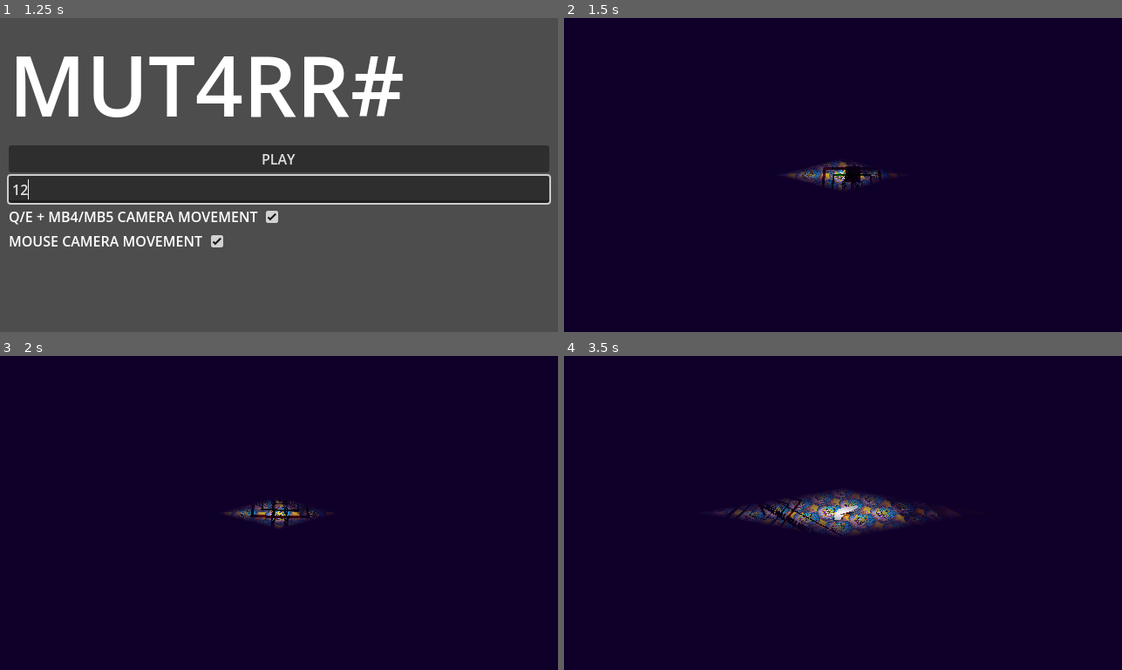
Above: before the commit, frames 1-4 (two rows, left to right).
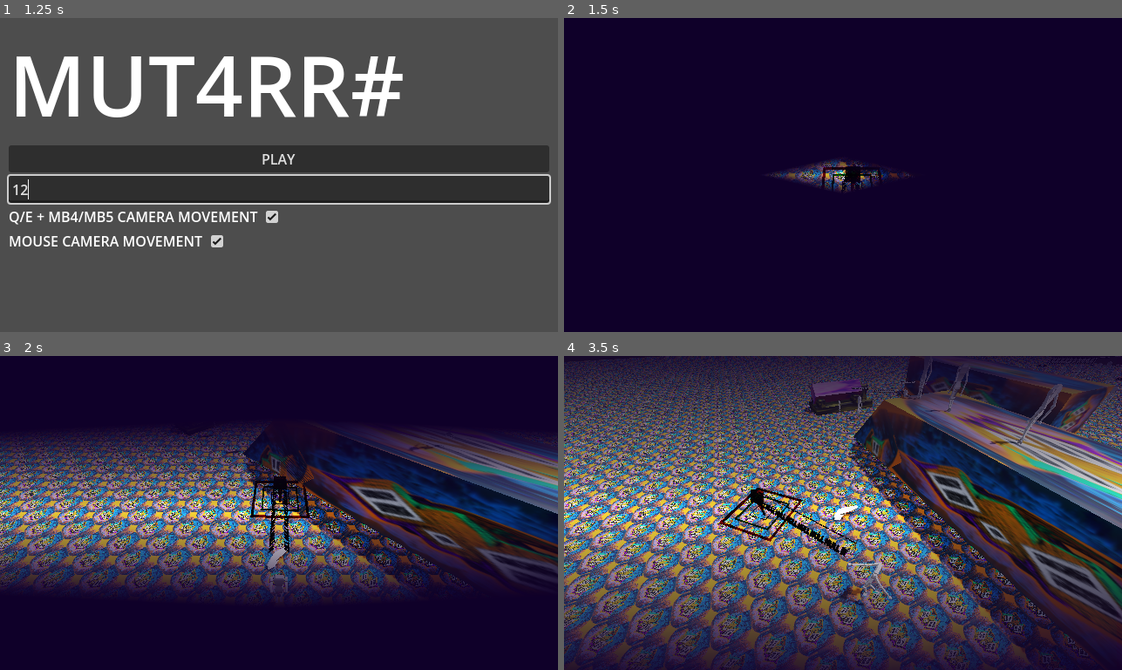
Above: after the commit, the same moments.

Repository: officialErnests/mut-4rr-
Game: Godot game, scene res://Scenes/main_menu.tscn
The game is run twice, just before and just after one commit, with the same random seed, the same clock (stepped at 60 frames per second) and the same inputs.
Inputs (mouse positions are in pixels of both pictures, inside the frame that each line leads up to):
- Up to frame 1 (1.25 s): click (279, 190) at 0.52 s; type "12" at 0.6 s
- Up to frame 2 (1.5 s): click "PLAY" at 1.25 s
- Up to frame 3 (2 s): no input
- Up to frame 4 (3.5 s): tap Enter at 2 s; move the mouse to (965, 497) at 2.02 s; hold D (right) 2.03-2.78 s; click (965, 497) at 2.1 s; move the mouse to (731, 528) at 2.77 s; hold S (backward) from 2.78 s (still down); tap Q (rot_cam_left) at 2.85 s; click (731, 528) at 3.05 s

Frame 1 is identical in both runs. In frame 2, 0.2% of the frame differs, in the area x 36-63%, y 45-55%; in frame 3, 40%; in frame 4, 85%, in the area x 0-100%, y 0-100%.

Commit message:
v0.3.4.2 fixed some raycasting issues

Diff:
--- a/Scripts/items/handle_mele.gd
+++ b/Scripts/items/handle_mele.gd
@@ -14,7 +14,7 @@
 		body.mele_hit(mele_dmg)
 
 func update_hitbox(p_new_hitbox: Area3D):
-	print("HITBOX SET")
+	# print("HITBOX SET")
 	holder_hitbox = p_new_hitbox
 
 func use():
--- a/Scripts/items/handle_shoot.gd
+++ b/Scripts/items/handle_shoot.gd
@@ -59,7 +59,7 @@
 		if hit_marker: hit_marker.global_position = raycast_results["position"]
 		if raycast_results["collider"].has_method("shot_hit"):
 			raycast_results["collider"].shot_hit(shot_damage)
-			print("SHOT HIT")
+			# print("SHOT HIT")
 
 func castRay(start_position: Vector3, p_end_position :Vector3, p_collision_layer: int) -> Dictionary:
 	var ray_point_start = start_position
--- a/Scripts/items/main/item.gd
+++ b/Scripts/items/main/item.gd
@@ -41,7 +41,7 @@
 	visual_outside.material_overlay.grow_amount += ((2.0 if item_equiped else 0.1) - visual_outside.material_overlay.grow_amount) * delta * 8
 
 func use(p_main) -> void:
-	print("USE")
+	# print("USE")
 	if extend_script and extend_script.has_method("use"):
 		extend_script.use()
 	else:
--- a/Scripts/items/main/itemManager.gd
+++ b/Scripts/items/main/itemManager.gd
@@ -102,5 +102,5 @@
 	return cam_shaker
 
 func getHitbox():
-	print("HITBOX: ", pickup_hitbox)
+	# print("HITBOX: ", pickup_hitbox)
 	return pickup_hitbox
--- a/Scripts/npc/Debug/hp_debuger.gd
+++ b/Scripts/npc/Debug/hp_debuger.gd
@@ -10,7 +10,7 @@
 
 func drawHp(dmg: float):
 	text = "["
-	print(parent_npc.hp, parent_npc.hp_max)
+	# print(parent_npc.hp, parent_npc.hp_max)
 	for i in range(ceil(parent_npc.hp / parent_npc.hp_max * 10)):
 		text += "#"
 	for i in range(floor((parent_npc.hp_max - parent_npc.hp)/ parent_npc.hp_max * 10)):
--- a/Scripts/npc/npc_manager.gd
+++ b/Scripts/npc/npc_manager.gd
@@ -206,20 +206,20 @@
 					for single_seen_object: Seen_object in this_node.seen_objects:
 						var body_array_position = global.checkArrayID(object_of_intrest.seen_objects, single_seen_object.id)
 						if body_array_position == -1:
-							print("Gave info")
+							# print("Gave info")
 							object_of_intrest.seen_objects.append(single_seen_object)
 						else:
-							print("Modified info")
+							# print("Modified info")
 							if single_seen_object.time_seen > object_of_intrest.seen_objects[body_array_position].time_seen:
 								object_of_intrest.seen_objects[body_array_position].updatePosition(single_seen_object.position)
 
 					for single_seen_object: Seen_object in other_arr:
 						var body_array_position = global.checkArrayID(this_node.seen_objects, single_seen_object.id)
 						if body_array_position == -1:
-							print("Gained info")
+							# print("Gained info")
 							this_node.seen_objects.append(single_seen_object)
 						else:
-							print("Got more info")
+							# print("Got more info")
 							if single_seen_object.time_seen > this_node.seen_objects[body_array_position].time_seen:
 								this_node.seen_objects[body_array_position].updatePosition(single_seen_object.position)
 					return {"exit": true, "removeRelative": 0}
--- a/Scripts/player/cursor_visual_draw.gd
+++ b/Scripts/player/cursor_visual_draw.gd
@@ -27,7 +27,7 @@
 	prev_location += (LOOK_AT.global_position - prev_location) * delta * smoothing
 	prev_location.y = LOOK_AT.global_position.y
 	#Detects if there aren't no obstacles infront
-	var temp_raycast = castRay(GUN.global_position, prev_location, GUN.get_world_3d().direct_space_state, 2)
+	var temp_raycast = castRay(GUN.global_position, prev_location, GUN.get_world_3d().direct_space_state, 63)
 	var look_position = prev_location
 	if temp_raycast:
 		look_position = temp_raycast["position"]
--- a/Scripts/player/oneTime/id_getter.gd
+++ b/Scripts/player/oneTime/id_getter.gd
@@ -3,7 +3,8 @@
 @export var blinker: AnimationTree
 func  _ready() -> void:
 	id = global.declareCharecter(self)
-	var i_max: float = 100.0
-	for i in range(i_max):
+	#TODO set thsi to 100 or better value ;PP
+	var i_max: float = 10.0
+	for i in range(i_max + 1):
 		await get_tree().create_timer(0.05).timeout
 		blinker.set("parameters/blend_position", min(cos(i * 0.2) * 0.1 + (i / i_max), 1))
Not shown, changed: Notes/Collisions.txt
